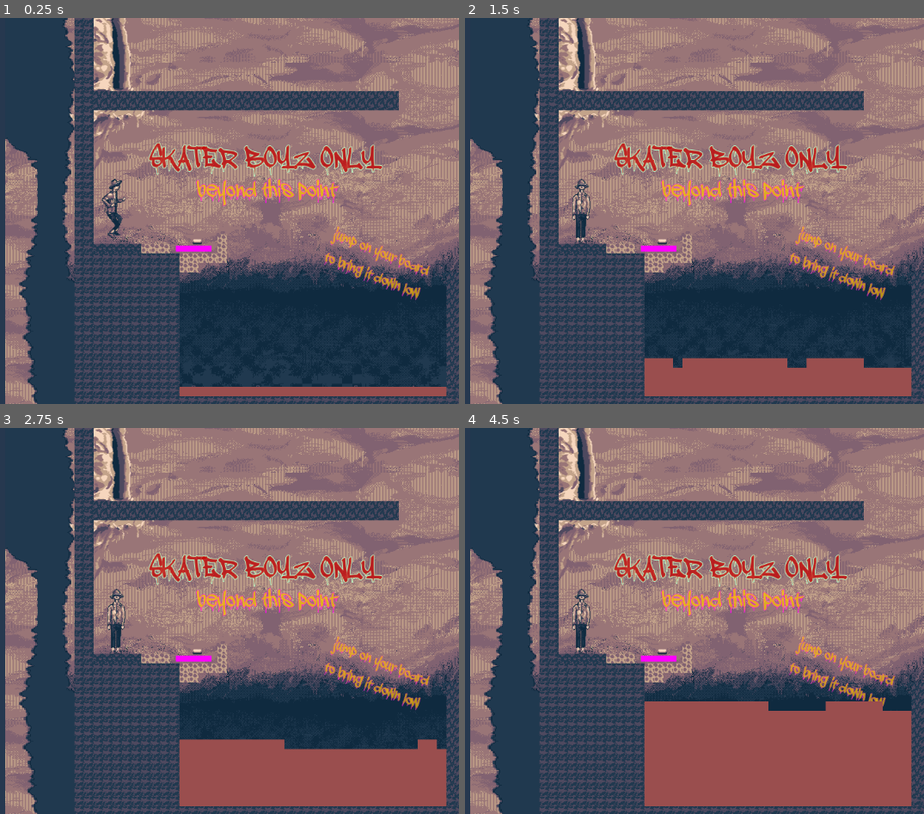
Above: before the commit, frames 1-4 (two rows, left to right).
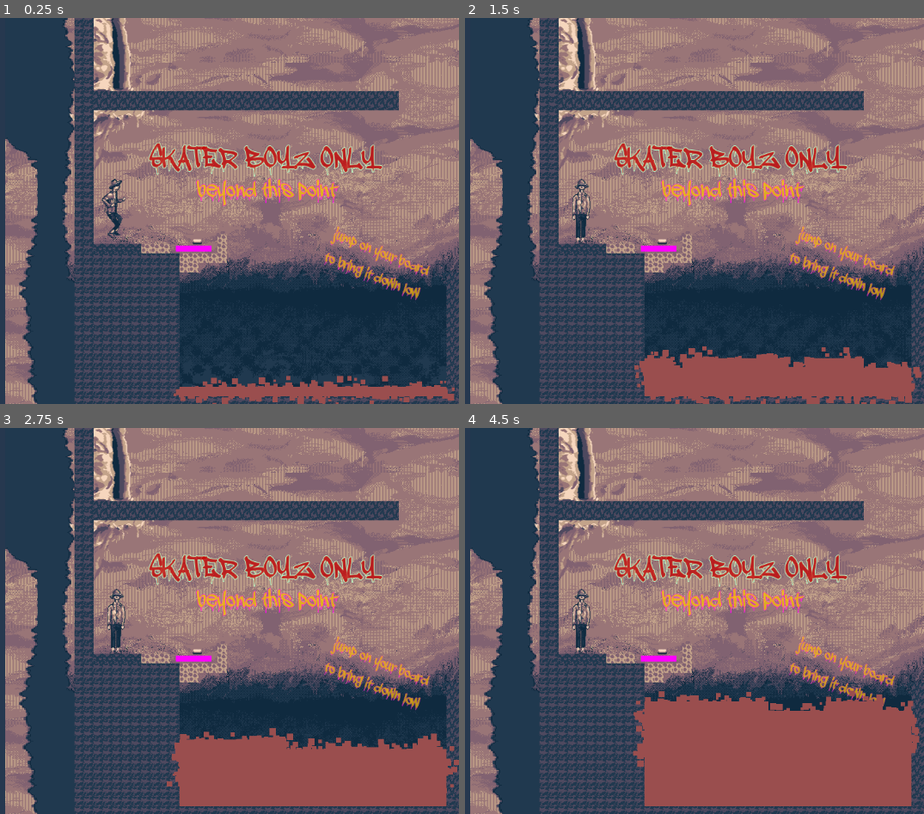
Above: after the commit, the same moments.

Repository: hellomynameisren/ludumdare
Game: Godot game, scene res://liquid/complete_levels/04_skate.tscn
Two runs of this game, one before a commit and one after it. Both use one fixed random seed, a clock stepped at 60 frames per second and the inputs below.
Inputs:
- Up to frame 1 (0.25 s): no input
- Up to frame 2 (1.5 s): no input
- Up to frame 3 (2.75 s): no input
- Up to frame 4 (4.5 s): no input

The runs differ from the first frame. In frame 1, 1.0% of the frame differs, in the area x 37-100%, y 92-100%; in frame 2, 1.2%, in the area x 36-100%, y 85-100%; in frame 3, 1.0%; in frame 4, 0.9%.

Commit message:
lava emitter!

Diff:
--- a/liquid/lava_emitter.gd
+++ b/liquid/lava_emitter.gd
@@ -11,3 +11,7 @@
 # Called every frame. 'delta' is the elapsed time since the previous frame.
 func _process(delta):
 	pass
+
+
+func _on_destroy_timer_timeout():
+	queue_free()
--- a/liquid/lava_emitter.tscn
+++ b/liquid/lava_emitter.tscn
@@ -17,3 +17,10 @@
 scale_amount_min = 3.8
 scale_amount_max = 11.7
 color = Color(0.603922, 0.305882, 0.305882, 1)
+
+[node name="DestroyTimer" type="Timer" parent="."]
+wait_time = 2.0
+one_shot = true
+autostart = true
+
+[connection signal="timeout" from="DestroyTimer" to="." method="_on_destroy_timer_timeout"]
--- a/liquid/lava_map.gd
+++ b/liquid/lava_map.gd
@@ -111,6 +111,13 @@
 func put_lava_at(loc: Vector2) -> Array:
 	var new_neighbors = []
 	$TileMap.set_cell(0, loc, 0, Vector2(0, 0))
+	var emitter = lava_emitter_scene.instantiate()
+	lava_emitters[loc] = emitter
+	var global_pos = to_global_position(loc)
+	emitter.global_position = global_pos
+	add_child(emitter)
+	emitter.global_position = global_pos
+
 	# remove_adjacent(loc)
 	check_emitter(loc)
 	for offset in [Vector2(0, 1), Vector2(0, -1), Vector2(1, 0), Vector2(-1, 0)]:
